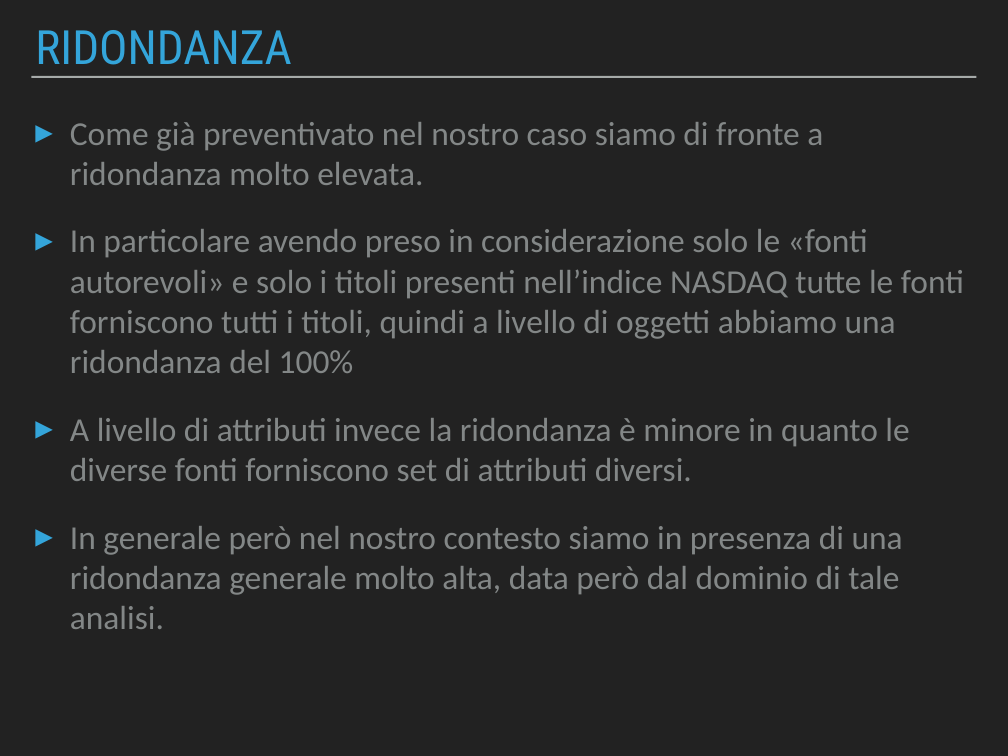
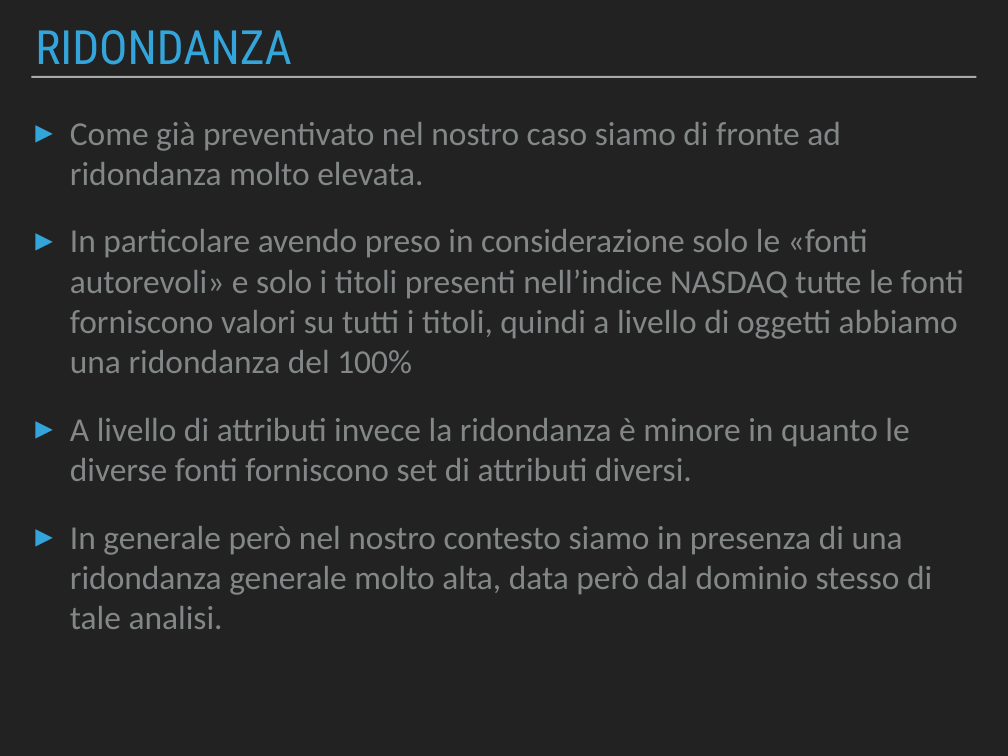
Before and after one commit to Beltra97/Unimib_ArchitettureDati, a slide deck: slide 9 of PresentazionePowerPoint.pptx. Drawn at 1008x756 pixels with LibreOffice and Linux fonts; fonts in the diff are those of the drawing. Boxes give left, top, right and bottom in pixels: in the first picture for what was removed or moved away, otherwise in the second. Text is boxed around its words. In the diff, an @@ line names an element or a change of style, - is before the commit and + after.

Commit message:
Presentazione

```diff
--- a/PresentazionePowerPoint.pptx
+++ b/PresentazionePowerPoint.pptx
@@ text at [70, 122, 964, 373]: text changed @@
-▸ Come già preventivato nel nostro caso siamo di fronte a ridondanza molto elevata.
-▸ In particolare avendo preso in considerazione solo le «fonti autorevoli» e solo i titoli presenti nell’indice NASDAQ tutte le fonti forniscono tutti i titoli, quindi a livello di oggetti abbiamo una ridondanza del 100%
+▸ Come già preventivato nel nostro caso siamo di fronte ad ridondanza molto elevata.
+▸ In particolare avendo preso in considerazione solo le «fonti autorevoli» e solo i titoli presenti nell’indice NASDAQ tutte le fonti forniscono valori su tutti i titoli, quindi a livello di oggetti abbiamo una ridondanza del 100%
@@ text at [70, 526, 932, 629]: text changed @@
-▸ In generale però nel nostro contesto siamo in presenza di una ridondanza generale molto alta, data però dal dominio di tale analisi.
+▸ In generale però nel nostro contesto siamo in presenza di una ridondanza generale molto alta, data però dal dominio stesso di tale analisi.
```
Also in this commit, not shown: 4 other slides changed, 1 slide added, 1 other file.
